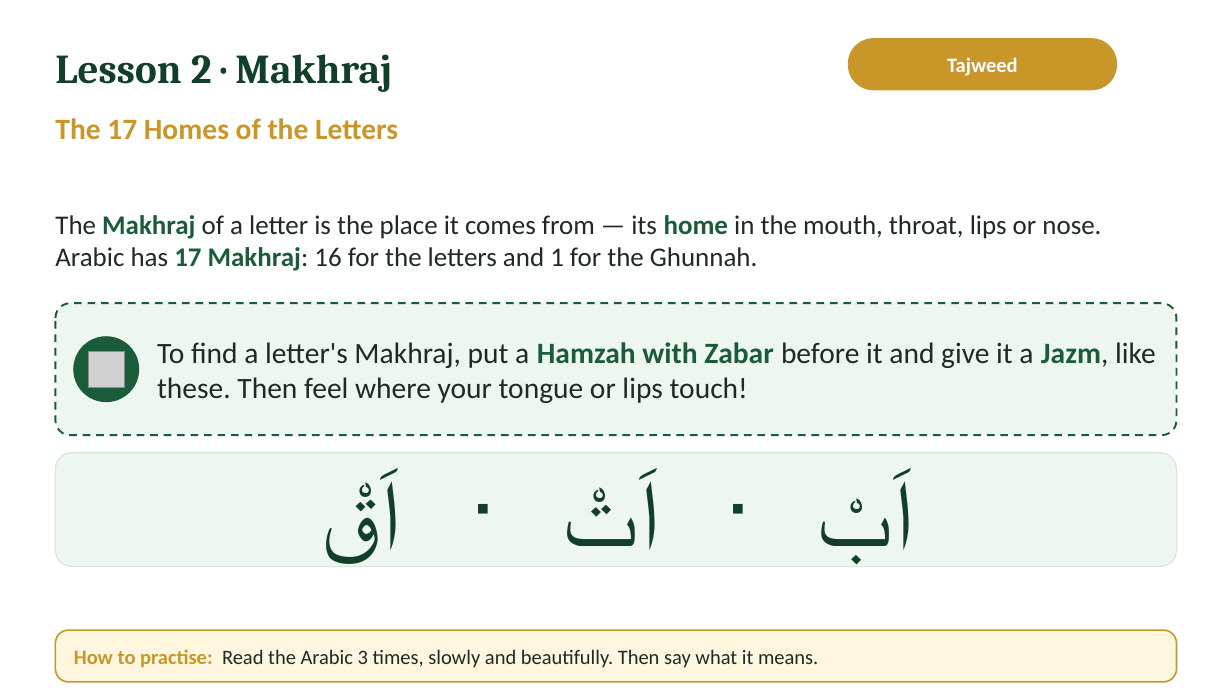
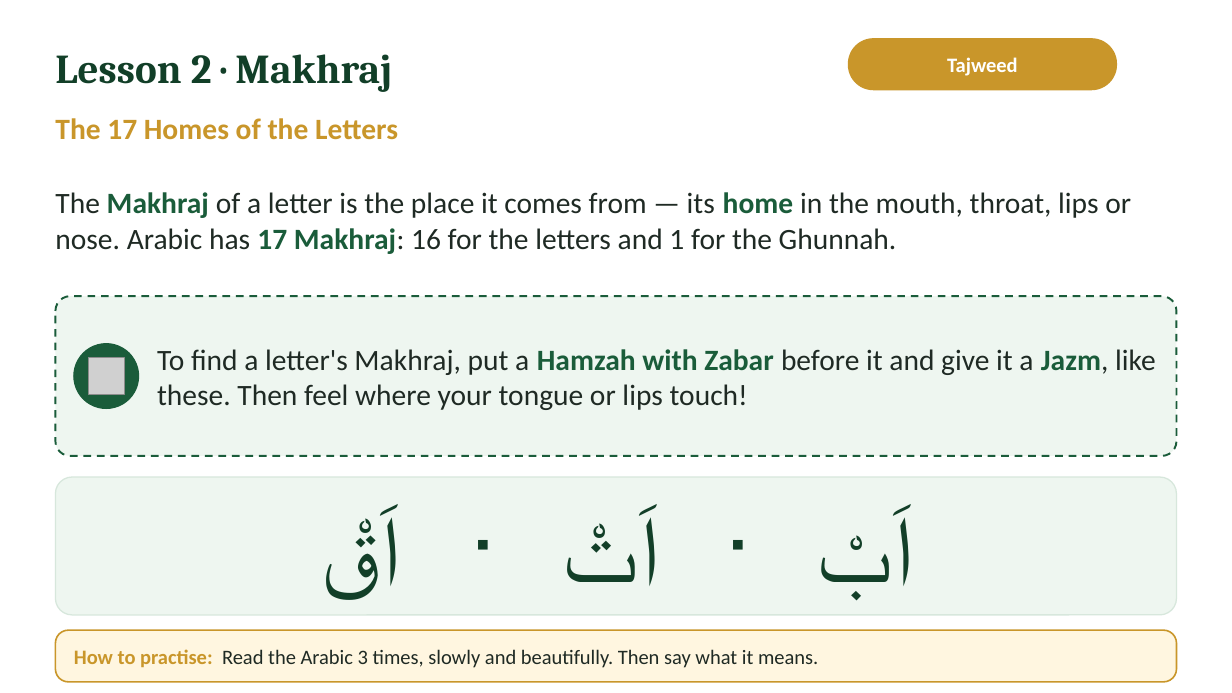
Before and after one commit to ibnhosain/TQA-Management-System, a slide deck: slide 14 of backend/core/deck_seed/noorani-qaida-lecture-02-student.pptx. Drawn at 1232x693 pixels with LibreOffice and Linux fonts; fonts in the diff are those of the drawing; grey boxes stand for pictures; background and template pictures are left out. Boxes give left, top, right and bottom in pixels: in the first picture for what was removed or moved away, otherwise in the second. Text is boxed around its words. In the diff, an @@ line names an element or a change of style, - is before the commit and + after.

```diff
--- a/backend/core/deck_seed/noorani-qaida-lecture-02-student.pptx
+++ b/backend/core/deck_seed/noorani-qaida-lecture-02-student.pptx
@@ text "The Makhraj of a letter ...": place and size @@
-text "The Makhraj of a letter ..." at bbox=[55, 215, 1101, 271]
+text "The Makhraj of a letter ..." at bbox=[55, 192, 1131, 254]
@@ text "The Makhraj of a letter ..." at bbox=[55, 192, 1131, 254]: size 21 to 23 pt @@
@@ rounded rectangle: place and size @@
-rounded rectangle at bbox=[55, 303, 1177, 435]
+rounded rectangle at bbox=[55, 297, 1177, 457]
@@ rounded rectangle at bbox=[55, 297, 1177, 457]: proportions changed @@
@@ text "To find a letter's Makhraj, ...": place and size @@
-text "To find a letter's Makhraj, ..." at bbox=[157, 342, 1156, 403]
+text "To find a letter's Makhraj, ..." at bbox=[157, 349, 1156, 410]
@@ ellipse: place and size @@
-ellipse at bbox=[74, 337, 139, 402]
+ellipse at bbox=[74, 344, 139, 409]
@@ picture: place and size @@
-picture at bbox=[88, 351, 124, 387]
+picture at bbox=[88, 358, 124, 394]
@@ rounded rectangle at bbox=[55, 477, 1177, 615]: proportions changed @@
@@ rounded rectangle: place and size @@
-rounded rectangle at bbox=[55, 453, 1177, 567]
+rounded rectangle at bbox=[55, 477, 1177, 615]
@@ text "اَبْ · اَتْ · اَقْ" rewrapped from bbox=[584, 475, 914, 565] to bbox=[584, 512, 914, 631] @@
```
Also in this commit, not shown: 8 other slides changed, 21 other files.
